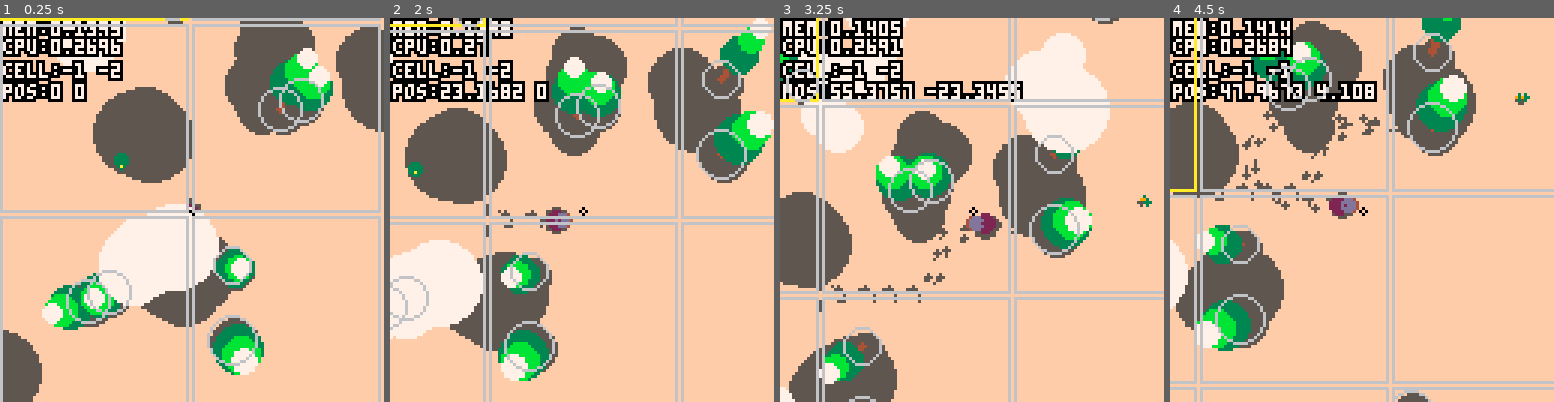
Above: before the commit, frames 1-4 (left to right).
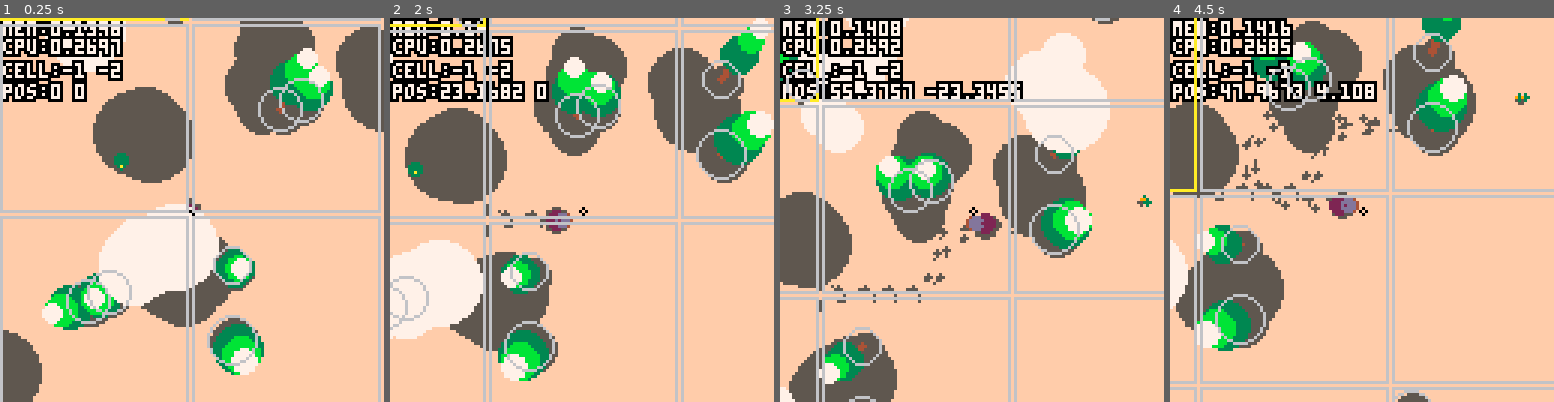
Above: after the commit, the same moments.

Repository: seleb/DuckDuckOnTheLoose
Game: PICO-8 cartridge forest.p8
Same seed, same stepped clock (60 frames per second), same inputs: the game is played once before the commit and once after it.
Inputs:
- Up to frame 1 (0.25 s): no input
- Up to frame 2 (2 s): hold Right from 1.6 s (still down)
- Up to frame 3 (3.25 s): release Right at 2.1 s; hold Up 2.15-2.42 s; hold Right 2.47-3.03 s; hold Left from 3.08 s (still down)
- Up to frame 4 (4.5 s): release Left at 3.58 s; hold Down 3.63-3.97 s; hold Right from 4.02 s (still down)

The runs differ from the first frame. In frame 1, less than 0.1% of the frame differs, in the area x 28-33%, y 3-11%; in frame 2, 0.5%, in the area x 21-33%, y 0-11%; in frame 3, less than 0.1%; in frame 4, less than 0.1%.

Commit message:
player radius

Diff:
--- a/forest.p8
+++ b/forest.p8
@@ -110,7 +110,7 @@
  p.stride_alt=false
  p.height=4
 
-
+ p.r=4
  -- camera
  cam={}
  cam.p=v_sub(p.p,{64,64})
@@ -555,19 +555,19 @@
   circfill(
   p.p[1]+shadow_offset[1]*p.height,
   p.p[2]+shadow_offset[2]*p.height,
-  4,5)
+  p.r,5)
  else
-  local s=p.cur_speed/p.max_speed
+  local s=p.cur_speed/p.max_speed*p.r/4
   local p1={p.p[1],p.p[2]}
   local p2={
    p1[1]+p.height*cos(p.a)*s,
    p1[2]+p.height*sin(p.a)*s
   }
 
-  circfill(p1[1],p1[2],3,2)
-  circfill(p2[1],p2[2],2,4)
+  circfill(p1[1],p1[2],p.r*3/4,2)
+  circfill(p2[1],p2[2],p.r/2,4)
   p2=v_lerp(p1,p2,0.75)
-  circfill(p2[1],p2[2],2,13)
+  circfill(p2[1],p2[2],p.r/2,13)
   p2=v_lerp(p1,p2,0.5)
   pset(p2[1],p2[2],2)
   end
